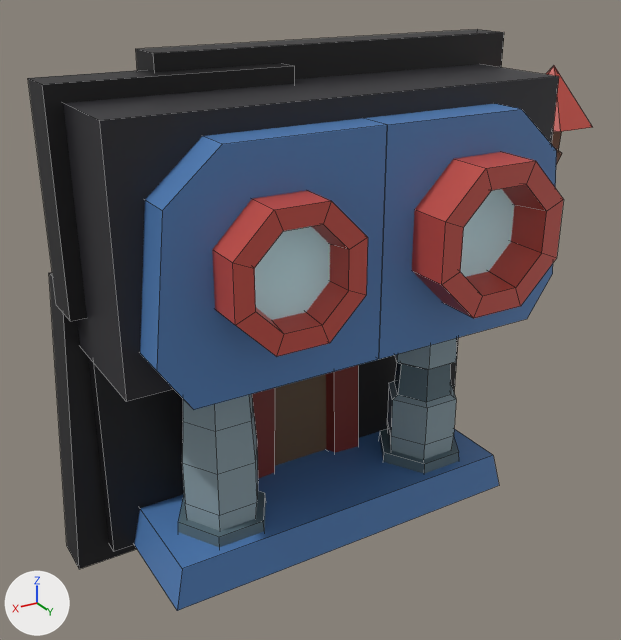
The FBX model Unity/AGA/Assets/Game/CastleGenerator/T1.Omino/FBX/CastleChunks/P2x2.005.fbx: old version first, new version second.
Rendered twice from a camera (50 mm lens) standing at (2.68, 32.08, 65.98) and looking at (-0.95, 26.03, 62.96). The axes (+X, +Y, +Z) are drawn at lower left. The lights are the same throughout. Mesh edges are drawn as thin lines. Where no turn or scale is listed for an object, it has been applied to the vertices.
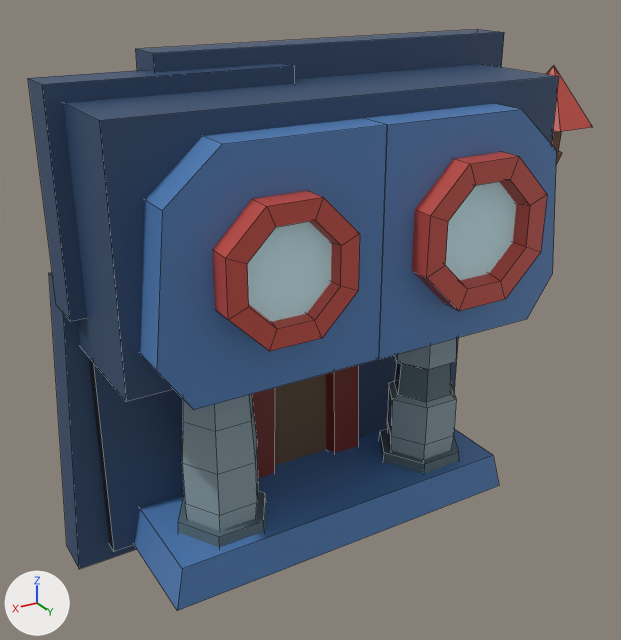
Boxes [x1, y1, x2, y2] around the edits, measured in the pictures (621 x 640 px; the box of a moved part takes in the faces that stretch with it):
'P2x2.005', reshaped, surface changed (black to blue): [63, 64, 592, 611] in both
part 1 of me_cube, surface changed (black to blue): [28, 63, 295, 321] in both
part 2 of me_cube_003, surface changed (black to blue): [49, 272, 137, 569] in both
part 3 of me_cube_002, surface changed (black to blue): [136, 29, 504, 79] in both
part 4 of me_cube_079, moved or reshaped: before [212, 190, 368, 357]; after [212, 190, 360, 351]
part 5 of me_cube_079, moved or reshaped: before [412, 152, 564, 318]; after [412, 152, 547, 311]
part 6 of me_cube_079, surface changed (black to blue): [63, 64, 559, 551] in both

Patch to the scene script:
```diff
--- a/Unity/AGA/Assets/Game/CastleGenerator/T1.Omino/FBX/CastleChunks/P2x2.005.fbx.py
+++ b/Unity/AGA/Assets/Game/CastleGenerator/T1.Omino/FBX/CastleChunks/P2x2.005.fbx.py
@@ me_cube_079 @@
 # used by ob_p2x2_005; location = (0.0, 26.0, 62.0)
-me_cube_079.from_pydata(...)  # 355 vertices, 262 faces; spans x -4.08..1.0, y -0.85..1.38, z -1.0..3.0
+me_cube_079.from_pydata(...)  # 355 vertices, 262 faces; spans x -4.08..1.0, y -0.85..1.22, z -1.0..3.0
+# me_cube_079 part 4: all 16 vertices in x -0.64..0.41, y 1.32, z 1.39..2.44 are moved by (0.0, -0.1, 0.0)
+# me_cube_079 part 5: all 16 vertices in x -2.48..-1.28, y 1.38, z 1.32..2.51 are moved by (0.0, -0.18, 0.0)
+# me_cube_079 part 6: texture (UV) coordinates of 7 of 262 faces, centred in x -3.0..1.0, y -0.7..0.7, z 0.96..3.0, changed; they spanned u 0.16..0.21, v 0.23..0.23 and now span u 0.11..0.12, v 0.16..0.17
 me_cube_079.materials.append(mat_castlemat)
@@ me_cube @@
 me_cube.from_pydata(...)  # 8 vertices, 6 faces; spans x -1.0..1.0, y -0.19..0.19, z -0.02..1.75
 # used by ob_cube; location = (0.13, 25.73, 63.39)
+# me_cube part 1: texture (UV) coordinates of 6 of 6 faces, centred in x -1.0..1.0, y -0.19..0.19, z -0.02..1.75, changed; they spanned u 0.21..0.21, v 0.22..0.23 and now span u 0.11..0.12, v 0.16..0.17
 me_cube.materials.append(mat_castlemat)
@@ me_cube_003 @@
 me_cube_003.from_pydata(...)  # 8 vertices, 6 faces; spans x -1.15..1.0, y -0.19..0.19, z -0.02..2.68
 # used by ob_cube_261; location = (0.25, 25.43, 60.86)
+# me_cube_003 part 2: texture (UV) coordinates of 6 of 6 faces, centred in x -1.08..0.92, y -0.19..0.19, z -0.02..2.68, changed; they spanned u 0.21..0.21, v 0.22..0.23 and now span u 0.11..0.12, v 0.16..0.17
 me_cube_003.materials.append(mat_castlemat)
@@ me_cube_002 @@
 me_cube_002.from_pydata(...)  # 8 vertices, 6 faces; spans x -1.75..1.75, y -0.19..0.19, z -1.0..1.0
 # used by ob_cube_260; location = (-1.52, 25.52, 64.27)
+# me_cube_002 part 3: texture (UV) coordinates of 6 of 6 faces, centred in x -1.75..1.75, y -0.19..0.19, z -1.0..1.0, changed; they spanned u 0.21..0.21, v 0.22..0.23 and now span u 0.11..0.12, v 0.16..0.17
 me_cube_002.materials.append(mat_castlemat)
```
